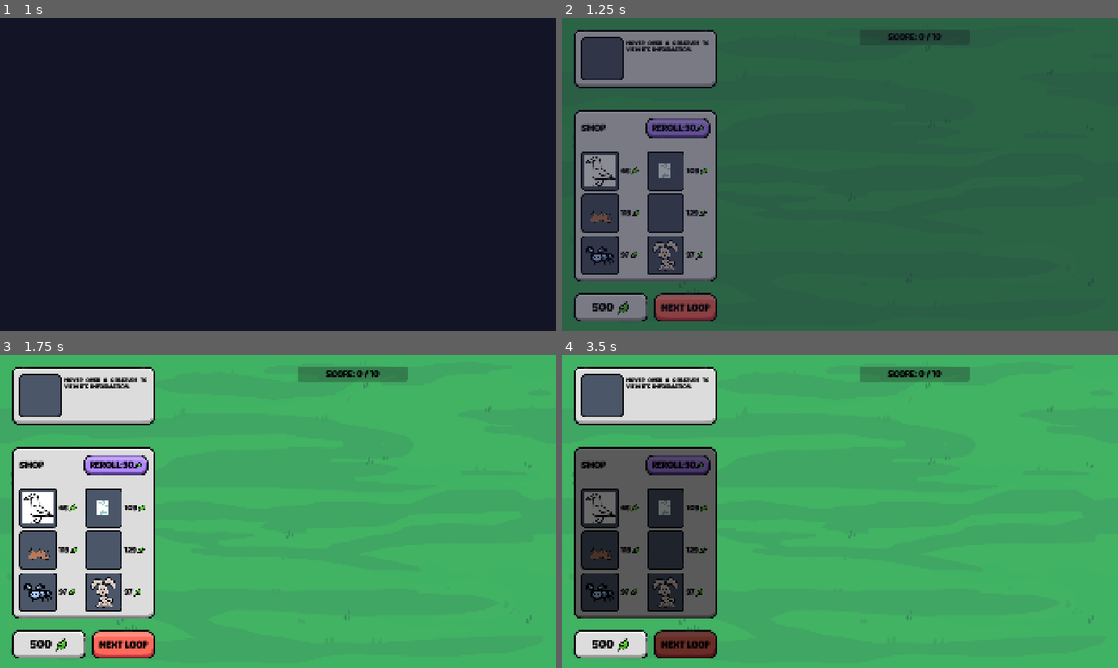
Above: before the commit, frames 1-4 (two rows, left to right).
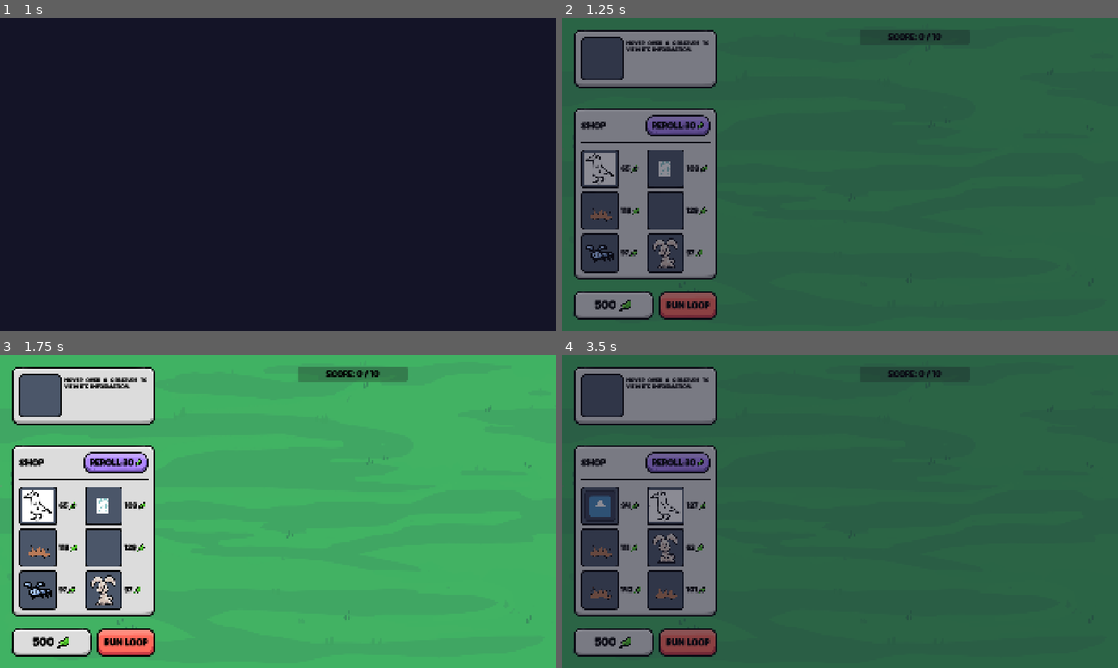
Above: after the commit, the same moments.

Repository: elliotfontaine/gmtk-2025-submission
Game: Godot game, scene res://scenes/main_menu.tscn
The game is run twice, just before and just after one commit, with the same random seed, the same clock (stepped at 60 frames per second) and the same inputs. The engine's default icon, where the game draws it, is replaced by a stand-in: a white triangle on a blue panel in a dark square.
Inputs (mouse positions are in pixels of both pictures, inside the frame that each line leads up to):
- Up to frame 1 (1 s): click "play." at 0.5 s
- Up to frame 2 (1.25 s): no input
- Up to frame 3 (1.75 s): click "Next Loop" (after the commit: "Run Loop") at 1.25 s
- Up to frame 4 (3.5 s): click "Next Loop" (after the commit: "Run Loop") at 2 s; click (840, 539) at 2.75 s, where only the run after the commit has a clickable "try again"

Frame 1 is identical in both runs. In frame 2, 4.6% of the frame differs, in the area x 2-28%, y 28-97%; in frame 3, 5.2%; in frame 4, 98%, in the area x 0-100%, y 0-100%.

Commit message:
defeat ui

Diff:
--- a/autoloads/scene_changer.gd
+++ b/autoloads/scene_changer.gd
@@ -5,7 +5,7 @@
 enum MainScenes {MAIN, WORLD}
 
 const _MAIN_SCENES_PATHS = {
-	MainScenes.MAIN: "res://scenes/main.tscn",
+	MainScenes.MAIN: "res://scenes/main_menu.tscn",
 	MainScenes.WORLD: "res://scenes/world.tscn"
 }
 
--- a/scenes/world.gd
+++ b/scenes/world.gd
@@ -20,6 +20,7 @@
 @onready var currency_count: Label = %CurrencyCount
 @onready var shop_panel: ShopPanel = %ShopPanel
 @onready var next_loop_button: Button = %NextLoopButton
+@onready var defeat_ui: ColorRect = %Defeat
 
 ##placeholder system: length of wait times
 var game_speed: float = 0.8
@@ -139,7 +140,7 @@
 	print("scored this loop: ",score_current)
 
 func defeat() -> void:
-	pass
+	defeat_ui.show()
 
 #region creature action matchers
 
@@ -617,3 +618,11 @@
 			shop_panel.re_roll.text = "REROLL:" + str(reroll_price)
 
 #endregion
+
+
+func _on_retry_pressed() -> void:
+	SceneChanger.change_to(SceneChanger.MainScenes.WORLD)
+
+
+func _on_exit_pressed() -> void:
+	SceneChanger.change_to(SceneChanger.MainScenes.MAIN)
--- a/scenes/world.tscn
+++ b/scenes/world.tscn
@@ -42,7 +42,6 @@
 anchors_preset = 15
 anchor_right = 1.0
 anchor_bottom = 1.0
-offset_bottom = 8.0
 grow_horizontal = 2
 grow_vertical = 2
 mouse_filter = 2
@@ -95,7 +94,7 @@
 unique_name_in_owner = true
 layout_mode = 2
 focus_mode = 0
-text = "Next Loop"
+text = "Run Loop"
 
 [node name="ScoreContainer" type="CenterContainer" parent="UI/MarginContainer/HBoxContainer"]
 layout_mode = 2
@@ -124,6 +123,51 @@
 size_flags_vertical = 0
 text = "add new creature"
 
+[node name="Defeat" type="ColorRect" parent="UI"]
+unique_name_in_owner = true
+visible = false
+anchors_preset = 15
+anchor_right = 1.0
+anchor_bottom = 1.0
+grow_horizontal = 2
+grow_vertical = 2
+color = Color(0.114897, 0.114897, 0.114897, 0.717647)
+metadata/_edit_use_anchors_ = true
+
+[node name="CenterContainer" type="CenterContainer" parent="UI/Defeat"]
+layout_mode = 1
+anchors_preset = 15
+anchor_right = 1.0
+anchor_bottom = 1.0
+grow_horizontal = 2
+grow_vertical = 2
+metadata/_edit_use_anchors_ = true
+
+[node name="VBoxContainer" type="VBoxContainer" parent="UI/Defeat/CenterContainer"]
+layout_mode = 2
+
+[node name="Label" type="Label" parent="UI/Defeat/CenterContainer/VBoxContainer"]
+custom_minimum_size = Vector2(0, 300)
+layout_mode = 2
+size_flags_vertical = 3
+theme_override_colors/font_color = Color(1, 0.65098, 0.00784314, 1)
+theme_override_font_sizes/font_size = 110
+text = "DEFEAT"
+horizontal_alignment = 1
+
+[node name="Retry" type="Button" parent="UI/Defeat/CenterContainer/VBoxContainer"]
+custom_minimum_size = Vector2(220, 0)
+layout_mode = 2
+size_flags_horizontal = 4
+theme_type_variation = &"FlatButton"
+text = "try again"
+
+[node name="Exit" type="Button" parent="UI/Defeat/CenterContainer/VBoxContainer"]
+custom_minimum_size = Vector2(220, 0)
+layout_mode = 2
+size_flags_horizontal = 4
+text = "Exit"
+
 [node name="SFX_Player" type="AudioStreamPlayer2D" parent="."]
 bus = &"SFX"
 
@@ -132,3 +176,5 @@
 [connection signal="item_hovered" from="UI/MarginContainer/HBoxContainer/LeftSideUI/ShopPanel" to="." method="_on_shop_panel_item_hovered"]
 [connection signal="rerolled" from="UI/MarginContainer/HBoxContainer/LeftSideUI/ShopPanel" to="." method="_on_shop_panel_rerolled"]
 [connection signal="pressed" from="UI/MarginContainer/HBoxContainer/LeftSideUI/VBoxContainer/NextLoopButton" to="." method="_on_next_loop_button_pressed"]
+[connection signal="pressed" from="UI/Defeat/CenterContainer/VBoxContainer/Retry" to="." method="_on_retry_pressed"]
+[connection signal="pressed" from="UI/Defeat/CenterContainer/VBoxContainer/Exit" to="." method="_on_exit_pressed"]
